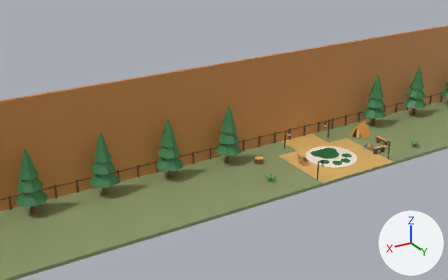
A saved change to the FBX model assets/cat-cafe/exports/CatCafe_Camp_Woods.fbx.
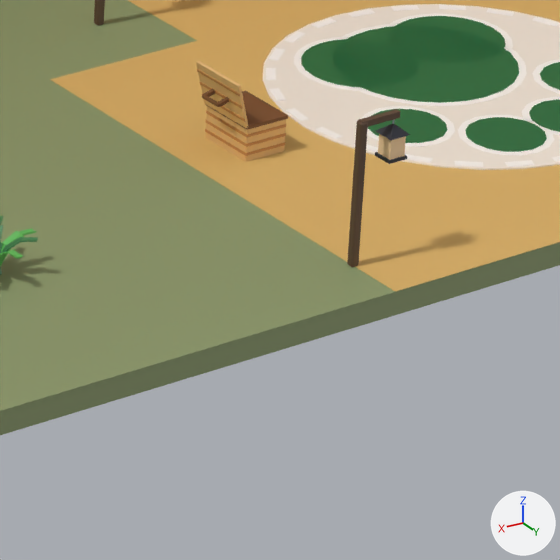
Each version appears first from a camera (50 mm lens) standing at (1.205, 0.023, 0.82) and looking at (0.364, -1.38, 0.119), and next in a close-up on the part from 61% to 77% of the width and 52% to 78% of the height. The axes (+X, +Y, +Z) are drawn at lower right. The lights are the same throughout. The last two pictures show the newer version. Where no turn or scale is listed for an object, it has been applied to the vertices.

Names of what the first close-up shows: 'CatCafe_Camp_Woods', 'CatCafe_Camp_Woods_000_Basket', 'CatCafe_Camp_Woods_012_Lantern', 'CatCafe_Camp_Woods_012_Lantern_Bulb', 'CatCafe_Camp_Woods_020_Fern' and 1 more.
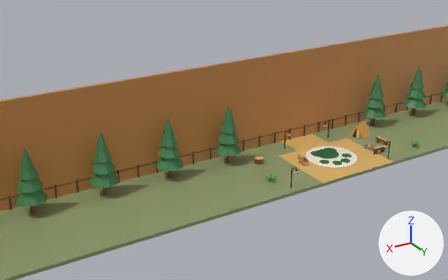
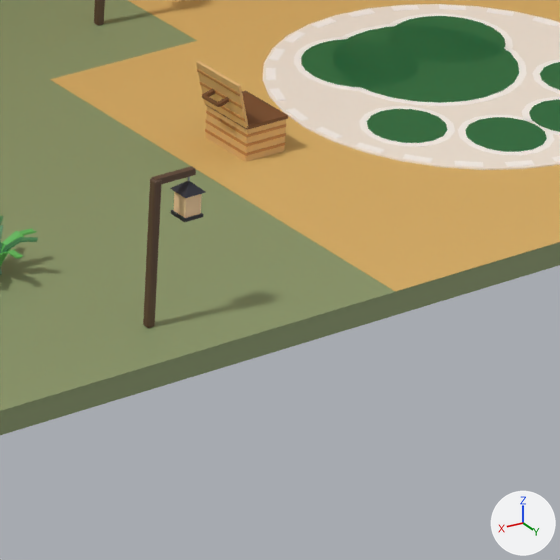
What the commit changed:
me_catcafe_woods_lantern_bulb_002 is used by ob_catcafe_camp_woods_012_lantern_bulb; location (0.0, 0.0, 0.0).
me_catcafe_woods_lantern_bulb_002 had 8 vertices, 6 faces and spanned x 0.1215..0.1285, y -1.2285..-1.2215, z 0.0425..0.0515.
me_catcafe_woods_lantern_bulb_002 now has 8 vertices, 6 faces and spans x 0.2165..0.2235, y -1.2285..-1.2215, z 0.0425..0.0515.
me_catcafe_woods_lantern_bulb_002 part 1: the whole mesh is moved by (0.095, 0.0, 0.0).
me_catcafe_woods_lantern_002 is used by ob_catcafe_camp_woods_012_lantern; location (0.0, 0.0, 0.0).
me_catcafe_woods_lantern_002 had 53 vertices, 49 faces and spanned x 0.1203..0.1418, y -1.2297..-1.2203, z 0.0..0.0602.
me_catcafe_woods_lantern_002 now has 53 vertices, 49 faces and spans x 0.2153..0.2367, y -1.2297..-1.2203, z 0.0..0.0602.
me_catcafe_woods_lantern_002 part 2: the whole mesh is moved by (0.095, 0.0, 0.0).

Location of each change, (x1, y1, x2, y2) in pixels of the close-ups (560 x 560 px):
'CatCafe_Camp_Woods_012_Lantern', moved
    before: (347, 109, 411, 267)
    after: (143, 166, 206, 328)
'CatCafe_Camp_Woods_012_Lantern_Bulb', moved
    before: (378, 134, 406, 160)
    after: (174, 192, 202, 218)
